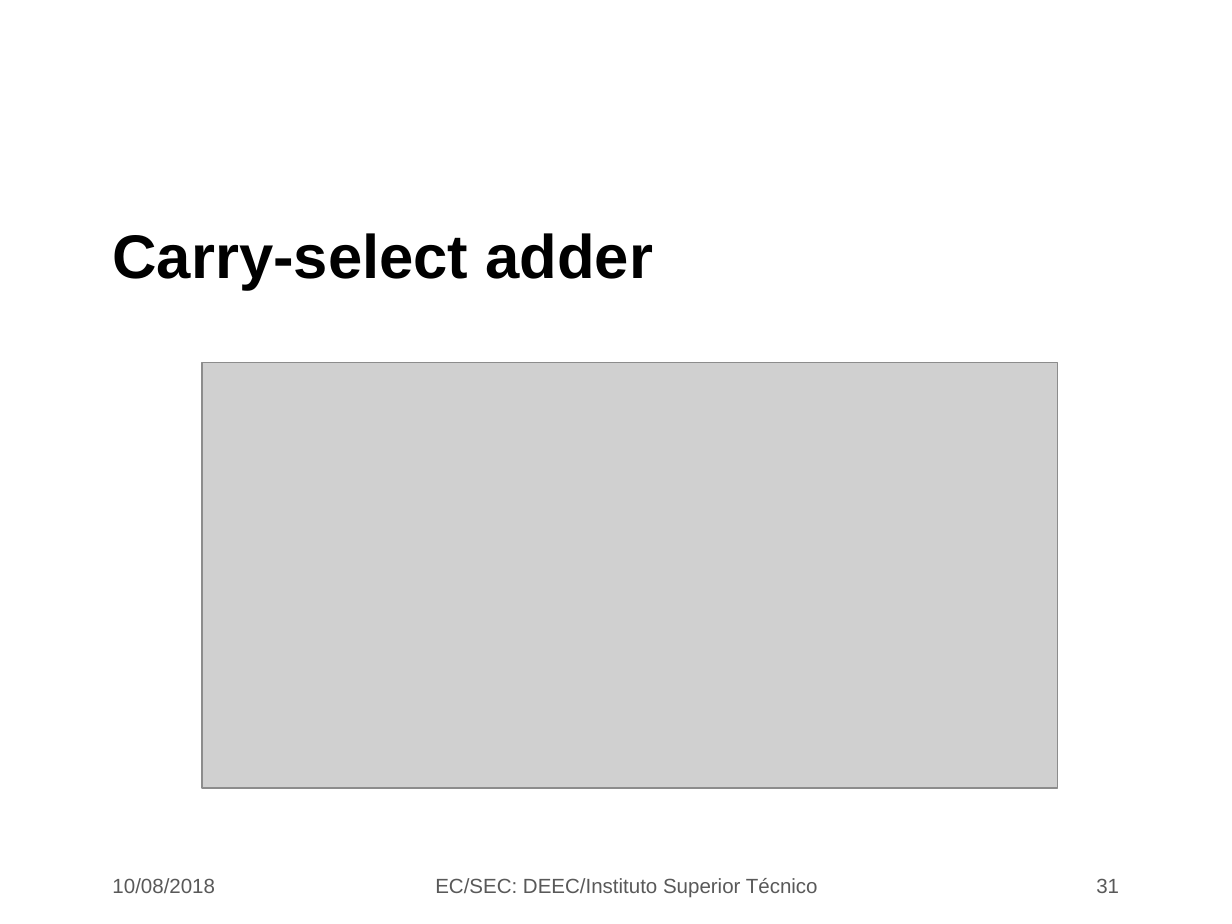
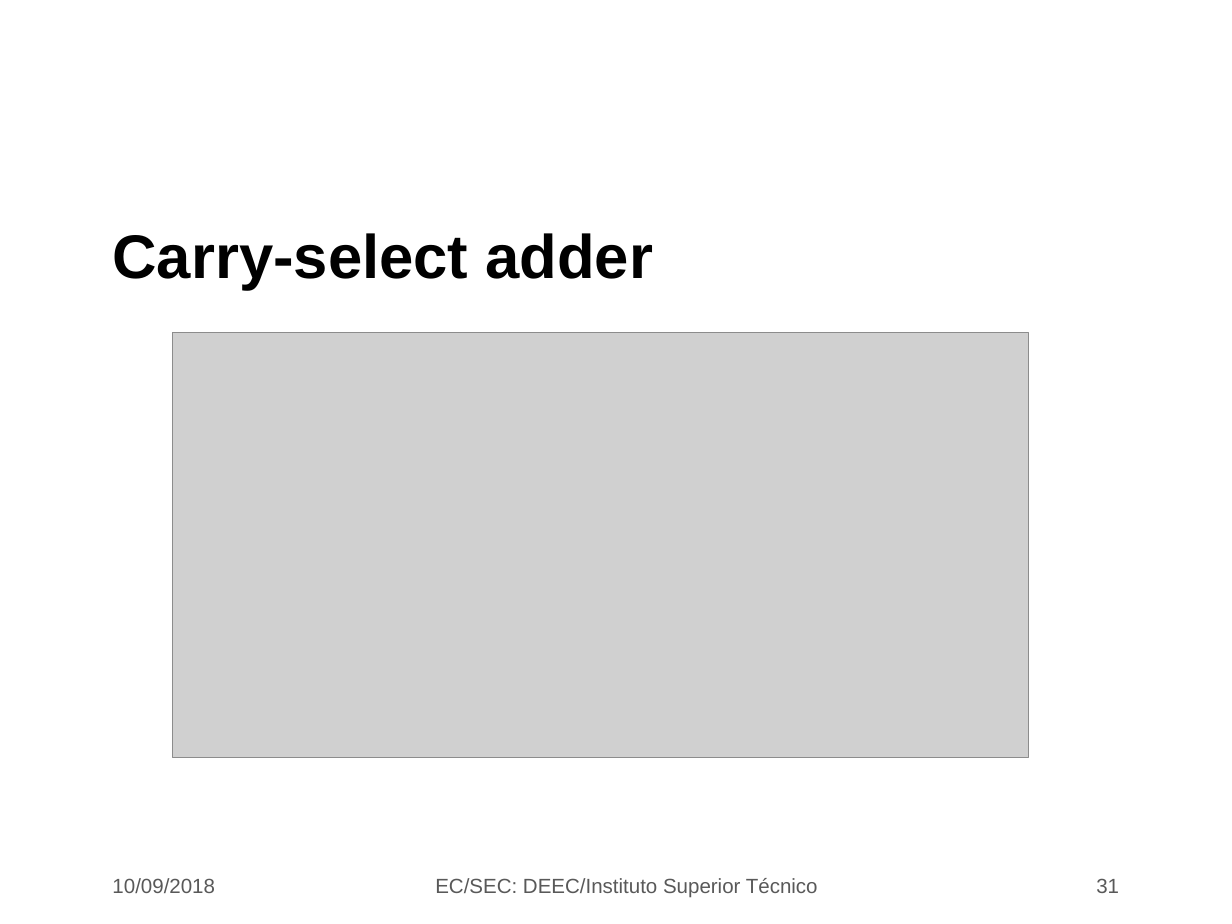
Before and after one commit to jjts/ist-sec, a slide deck: slide 31 of lectures/l7_adders/l7.odp. Drawn at 1232x924 pixels with LibreOffice and Linux fonts; fonts in the diff are those of the drawing; grey boxes stand for pictures; background and template pictures are left out. Boxes give left, top, right and bottom in pixels: in the first picture for what was removed or moved away, otherwise in the second. Text is boxed around its words. In the diff, an @@ line names an element or a change of style, - is before the commit and + after.

```diff
--- a/lectures/l7_adders/l7.odp
+++ b/lectures/l7_adders/l7.odp
@@ picture: place and size @@
-picture at box(202, 362, 1057, 787)
+picture at box(172, 333, 1029, 758)
@@ text at box(112, 878, 215, 893): text changed @@
-10/08/2018
+10/09/2018
```
Also in this commit, not shown: 32 other slides changed, 1 slide removed, 3 other files.
